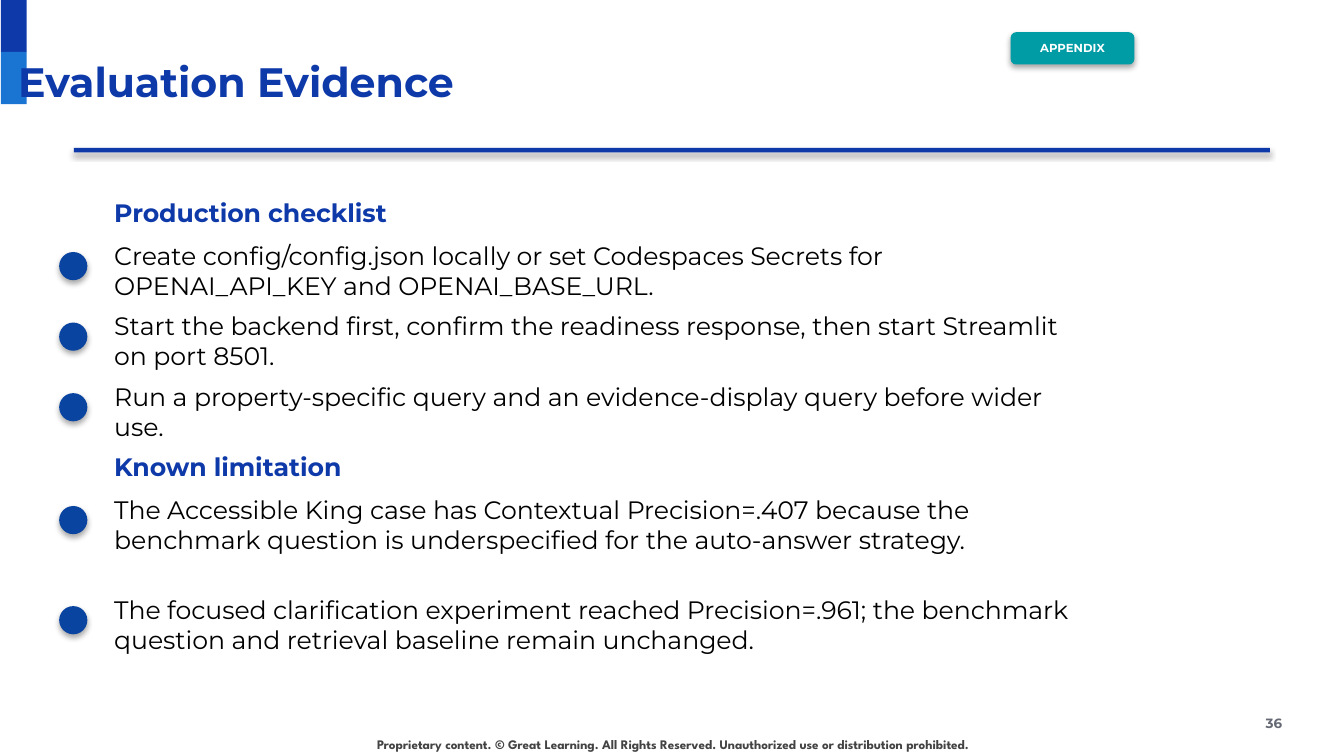
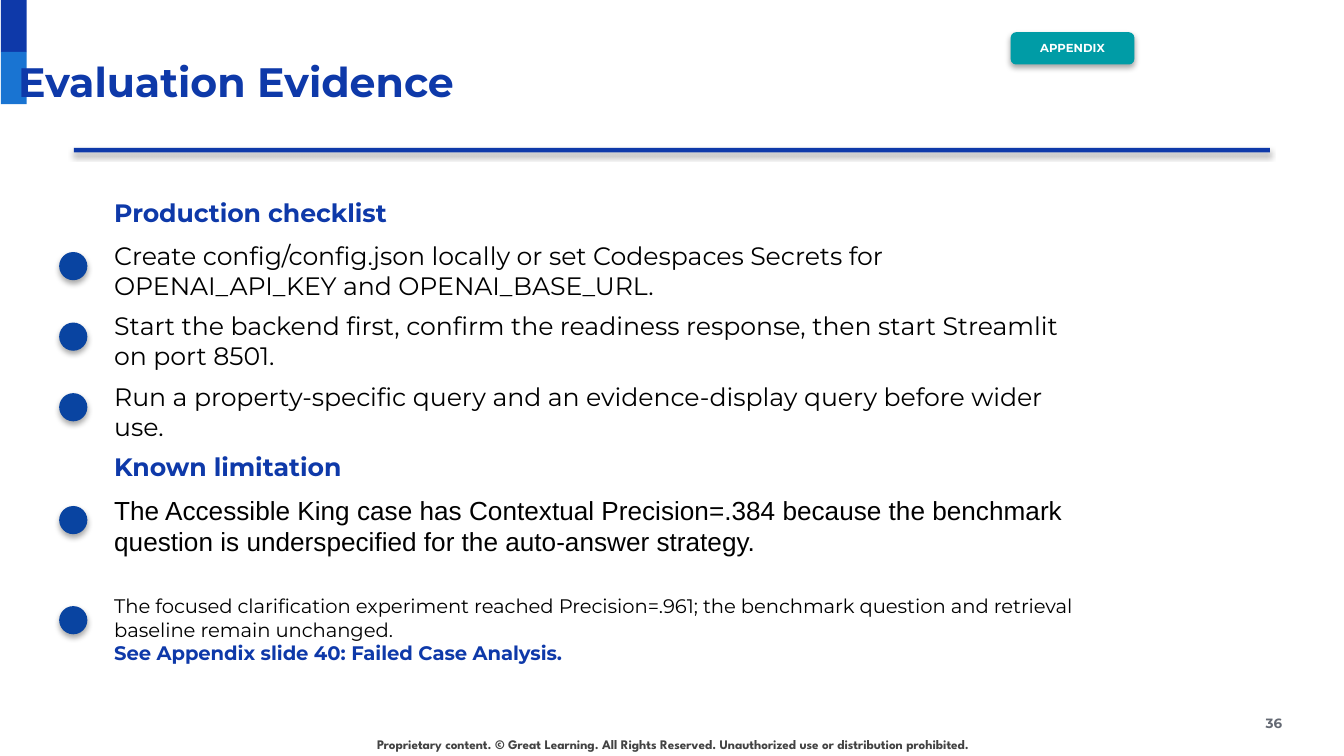
Before and after one commit to raovutukoor1/aurora-stay-qna-120-token-option, a slide deck: slide 36 of presentations/Aurora_Stays_RAG_120_Token_Option.pptx. Drawn at 1344x756 pixels with LibreOffice and Linux fonts; fonts in the diff are those of the drawing; background and template pictures are left out. Boxes give left, top, right and bottom in pixels: in the first picture for what was removed or moved away, otherwise in the second. Text is boxed around its words. In the diff, an @@ line names an element or a change of style, - is before the commit and + after.

```diff
--- a/presentations/Aurora_Stays_RAG_120_Token_Option.pptx
+++ b/presentations/Aurora_Stays_RAG_120_Token_Option.pptx
@@ text at (114, 501, 1061, 557): text changed; size 13.5 to 14 pt; font Montserrat to Arial @@
-The Accessible King case has Contextual Precision=.407 because the benchmark question is underspecified for the auto-answer strategy.
+The Accessible King case has Contextual Precision=.384 because the benchmark question is underspecified for the auto-answer strategy.
@@ text at (114, 598, 1073, 641): size 13.5 to 10.5 pt in "The focused clarification experiment reached Precision=.961; ..." @@
@@ text at (114, 644, 562, 664): paragraph added @@
+See Appendix slide 40: Failed Case Analysis.
```
Also in this commit, not shown: 21 other slides changed, 1 other file.
